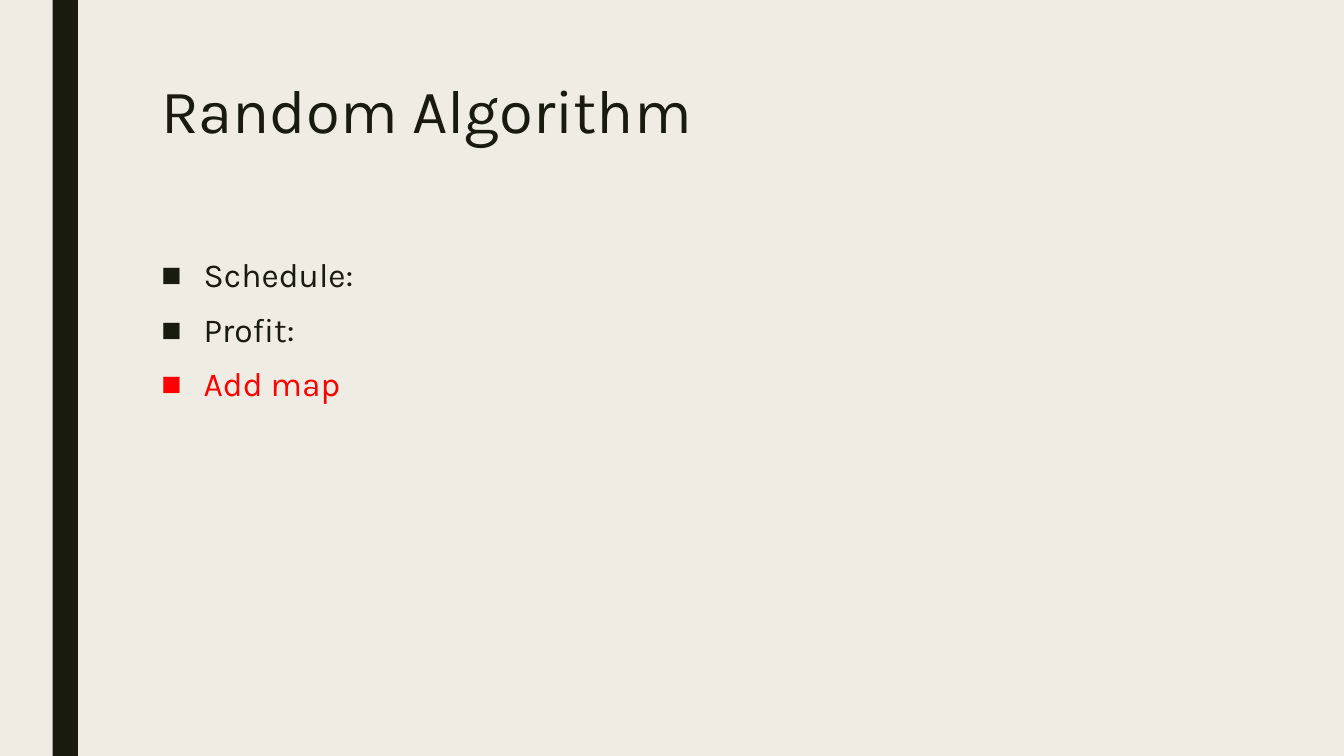
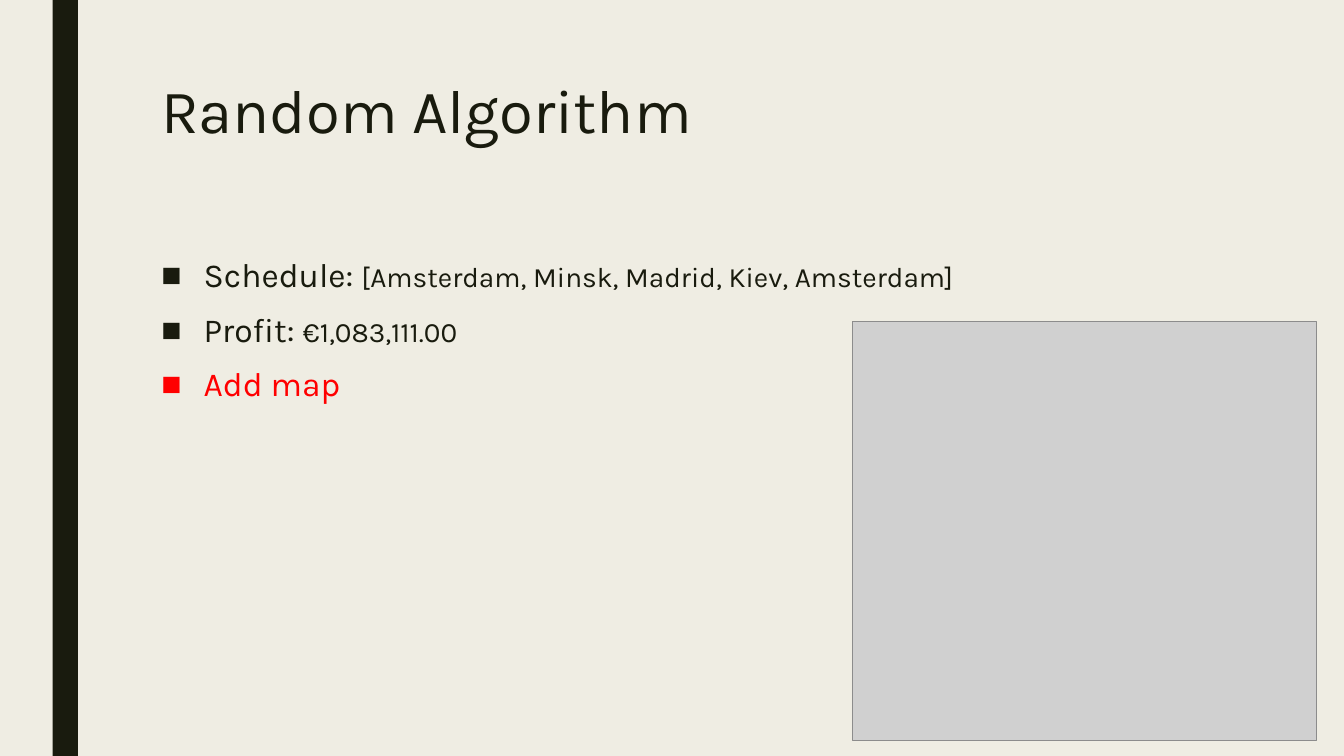
Before and after one commit to WouterDuijn/heuristic, a slide deck: slide 4 of doc/Mokum Airways PP.pptx. Drawn at 1344x756 pixels with LibreOffice and Linux fonts; fonts in the diff are those of the drawing; grey boxes stand for pictures. Boxes give left, top, right and bottom in pixels: in the first picture for what was removed or moved away, otherwise in the second. Text is boxed around its words. In the diff, an @@ line names an element or a change of style, - is before the commit and + after.

```diff
--- a/doc/Mokum Airways PP.pptx
+++ b/doc/Mokum Airways PP.pptx
@@ text at [204, 264, 953, 345]: text changed; size 24 to 20 pt @@
-■ Schedule:
-■ Profit:
+■ Schedule: [Amsterdam, Minsk, Madrid, Kiev, Amsterdam]
+■ Profit: €1,083,111.00
@@ picture added at [852, 322, 1317, 740] @@
```
Also in this commit, not shown: 1 other slide changed, 3 slides added.
